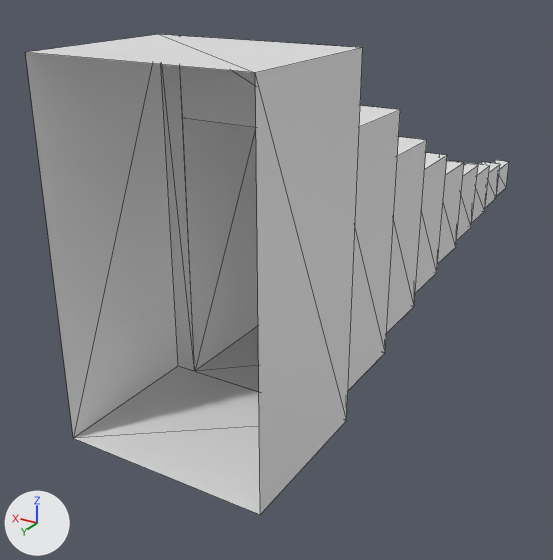
Two versions of the glTF model public/p4ce/v18/assets/world/passage.glb, one commit apart.
Both versions are drawn from a 50 mm camera at (-23.3, 91.6, 26.5) aimed at (6.8, 41.5, 1.4). Every picture has the same lights, and +X, +Y and +Z are marked at lower left. The older version comes first. Mesh edges are drawn as thin lines.

Objects in the first picture: 'p0', 'p1', 'p2', 'pf2'.
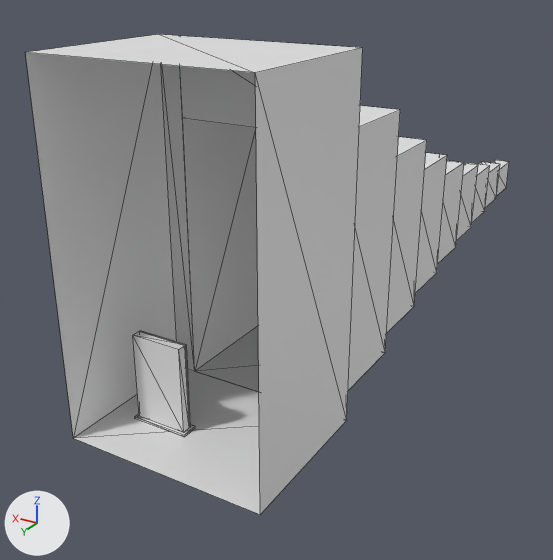
Where the change shows, as pixel boxes [x1, y1, x2, y2] in the pictures (553 x 560 px):
'body8', added: after [133, 331, 195, 437]

What the commit changed:
Mesh me_body8 is new.
It has 38 vertices, 60 faces and spans x 0.96..4.76, y 60.7..61.79, z 0.0..5.72.
Object 'body8' (ob_body8) is new; it shows me_body8.
Its location is (0.0, 0.0, 0.0).
